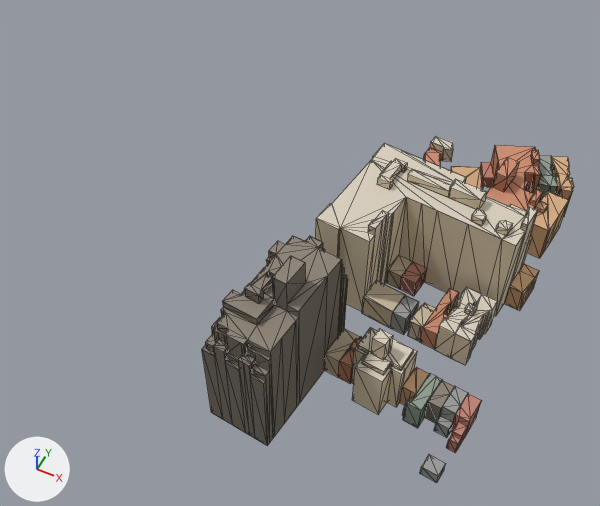
A saved change to the glTF model public/models/washington-city/tile--4_1.glb.
Both versions are drawn from a 50 mm camera at (-560.0, -550.0, 310.0) aimed at (-680.0, -309.0, 9.0). The axes (+X, +Y, +Z) are drawn at lower left. The lights are the same throughout. The older version comes first. Mesh edges are drawn as thin lines. Where no turn or scale is listed for an object, it has been applied to the vertices. Vertices at exactly the same position are counted once.

The first picture shows 'roof', 'wall'.
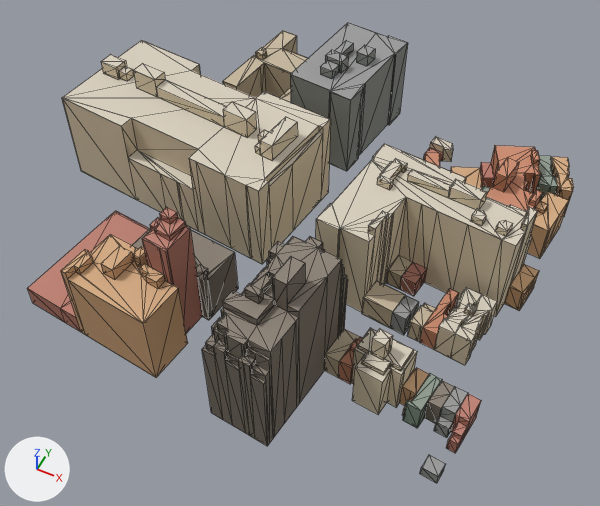
Where the newer file only moved an object's origin or applied its transform, the numbers keep the older frame.

Scene script edits in JSON lines:
```json
{"block": "me_mesh_1", "where": "# used by ob_wall; location = (-624.8, -296.3, 35.8)"}
{"op": "remove", "block": "me_mesh_1", "code": "me_mesh_1.from_pydata(...)  # 1178 vertices, 1202 faces; spans x -52.0..52.0, y -106.0..106.0, z -39.0..39.0"}
{"op": "add", "block": "me_mesh_1", "code": "me_mesh_1.from_pydata(...)  # 1617 vertices, 1644 faces; spans x -194.0..52.0, y -106.0..132.0, z -40.0..39.0"}
{"block": "me_mesh_1", "change": "me_mesh_1 part 1: the loose piece of 8 vertices spanning x -42.0..-35.0, y -86.0..-82.0, z 27.0..32.0 is copied, and the copy is scaled about its middle by (1.04, 2.63, 1.26), then moved by (-32.0, 181.0, -17.0); it spans x -75.0..-67.0, y 93.0..102.0, z 10.0..16.0"}
{"block": "me_mesh_1", "change": "me_mesh_1 part 2: 1 vertex moved within x -32.0, y -81.0, z 24.0; 1 vertex removed from x -32.0, y -81.0, z 24.0; 424 vertices added at x -194.0..-32.0, y -99.0..132.0, z -39.0..29.0"}
{"block": "me_mesh_1", "change": "me_mesh_1 part 3: 14 vertices removed from x 24.0..38.0, y -70.0..-51.0, z -38.0..-24.0; 14 vertices added at x 24.0..38.0, y -70.0..-51.0, z -39.0..-25.0"}
{"block": "me_mesh_1", "change": "other edits to the shape of me_mesh_1 do not show in these pictures"}
{"block": "me_mesh_2", "where": "# used by ob_roof; location = (-624.8, -296.3, 38.4)"}
{"op": "remove", "block": "me_mesh_2", "code": "me_mesh_2.from_pydata(...)  # 810 vertices, 620 faces; spans x -52.0..52.0, y -106.0..106.0, z -37.0..37.0"}
{"op": "add", "block": "me_mesh_2", "code": "me_mesh_2.from_pydata(...)  # 1137 vertices, 867 faces; spans x -194.0..52.0, y -106.0..132.0, z -37.0..37.0"}
{"block": "me_mesh_2", "change": "me_mesh_2 part 4: 319 vertices added at x -194.0..-57.0, y -99.0..132.0, z -34.0..26.0"}
{"block": "me_mesh_2", "change": "me_mesh_2 part 5: 4 vertices removed from x 35.0..45.0, y 82.0..103.0, z -23.0; 4 vertices added at x 35.0..45.0, y 82.0..103.0, z -24.0"}
{"block": "me_mesh_2", "change": "other edits to the shape of me_mesh_2 do not show in these pictures"}
```

Where the change shows, as pixel boxes [x1, y1, x2, y2] in the pictures (600 x 506 px; the box of a moved part takes in the faces that stretch with it):
```json
{"object": "wall", "change": "reshaped", "before": [202, 142, 574, 483], "after": [28, 25, 574, 483], "on screen": "47% wider, 34% taller"}
{"object": "roof", "change": "reshaped", "before": [202, 136, 574, 476], "after": [27, 23, 574, 476], "on screen": "47% wider, 33% taller"}
{"part": 1, "of": "me_mesh_1", "change": "added", "after": [356, 50, 375, 66]}
{"part": 2, "of": "me_mesh_1", "change": "built on", "before": [257, 278, 287, 325], "after": [28, 25, 408, 378]}
{"part": 3, "of": "me_mesh_1", "change": "moved or reshaped", "before": [406, 380, 442, 428], "after": [406, 401, 442, 428]}
{"part": 4, "of": "me_mesh_2", "change": "added", "after": [27, 23, 407, 324]}
{"part": 5, "of": "me_mesh_2", "change": "moved or reshaped", "before": [539, 155, 558, 187], "after": [551, 157, 568, 187]}
```
